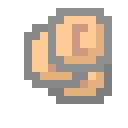
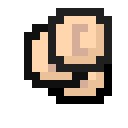
Revision of a layered 128 x 128 image; what changed, layer by layer:
"Копия Фон": opacity 50% → 100%, painted on it, masked it over [24, 8, 112, 104]
